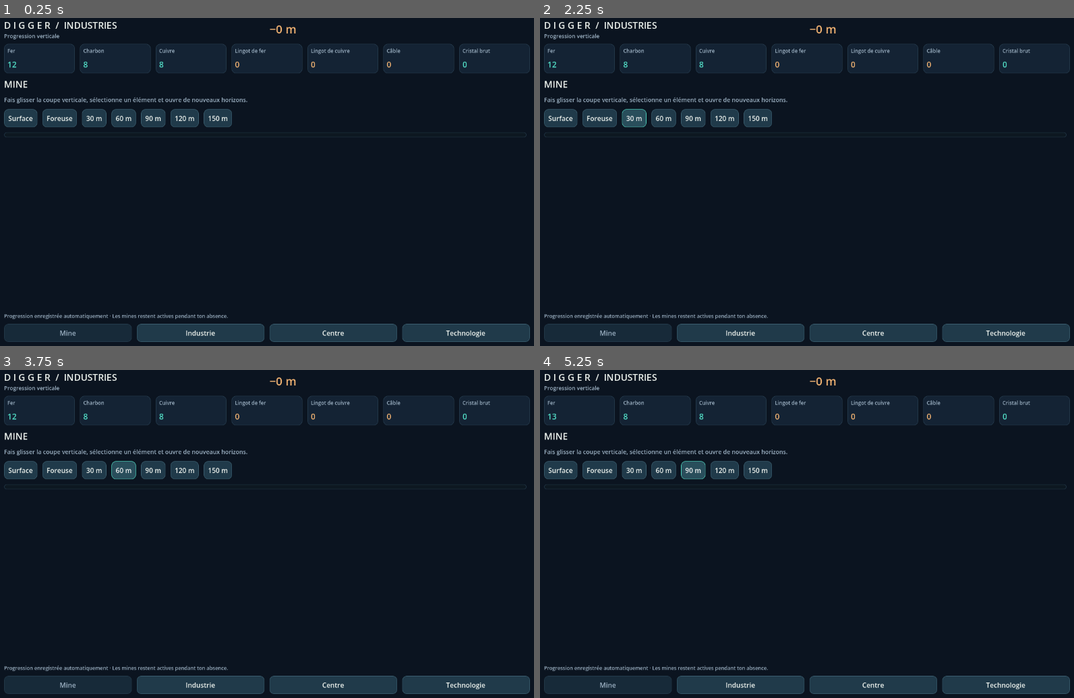
Above: before the commit, frames 1-4 (two rows, left to right).
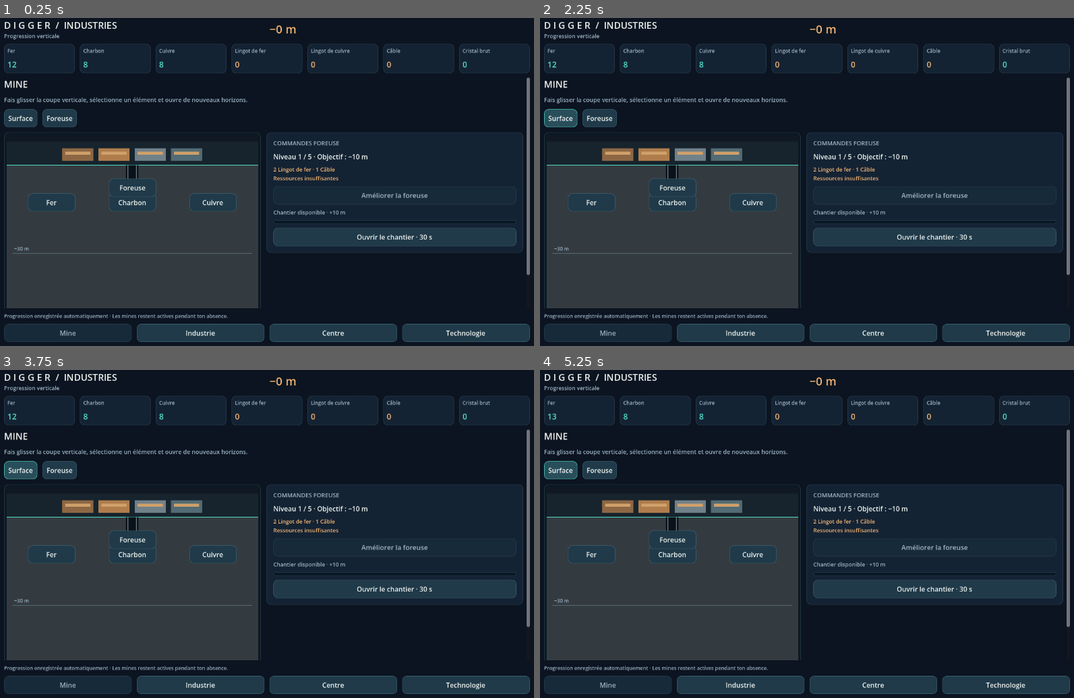
Above: after the commit, the same moments.

Repository: devjonathan1999-del/Project-Digger
Game: Godot game, scene res://scenes/main.tscn
The game is run twice, just before and just after one commit, with the same random seed, the same clock (stepped at 60 frames per second) and the same inputs.
Inputs (mouse positions are in pixels of both pictures, inside the frame that each line leads up to):
- Up to frame 1 (0.25 s): no input
- Up to frame 2 (2.25 s): click "Surface" at 0.5 s; click "Foreuse" at 1.25 s; click "30 m" (after the commit: "Surface") at 2 s
- Up to frame 3 (3.75 s): click (53, 553) at 2.75 s, where only the run after the commit has a clickable "Fer"; click "60 m" (after the commit: "Surface") at 3.5 s
- Up to frame 4 (5.25 s): click (673, 553) at 4.25 s, where only the run after the commit has a clickable "Charbon"; click "90 m" (after the commit: "Surface") at 5 s

The runs differ from the first frame. In frame 1, 29% of the frame differs, in the area x 0-100%, y 18-89%; in frame 2, 29%; in frame 3, 29%; in frame 4, 29%.
Error before the commit: Parse Error: Cannot infer the type of "x" variable because the value doesn't have a set type. (res://src/industry/ui/mine_world.gd:149)

Commit message:
fix: type mine world drawing coordinates

Diff:
--- a/src/industry/ui/mine_world.gd
+++ b/src/industry/ui/mine_world.gd
@@ -135,18 +135,18 @@
     var start_x := maxf(10.0, (width - total) * 0.5)
     var colors := [Color("8d6744"), Color("af7d4c"), Color("71818a"), Color("526b75")]
     for index in range(4):
-        var x := start_x + index * (module_w + gap)
+        var x: float = start_x + index * (module_w + gap)
         draw_rect(Rect2(x, base_y - 30.0, module_w, 30.0), colors[index])
         draw_rect(Rect2(x + 7.0, base_y - 22.0, module_w - 14.0, 7.0), Color("d0a06a"))
 
 func _draw_crystal_signatures() -> void:
-    var widths := [0.18, 0.78, 0.28, 0.70]
-    var depths := [98.0, 112.0, 132.0, 154.0]
+    var widths: Array[float] = [0.18, 0.78, 0.28, 0.70]
+    var depths: Array[float] = [98.0, 112.0, 132.0, 154.0]
     for index in range(depths.size()):
         var y := _depth_to_y(depths[index])
         if y < 0.0 or y > size.y:
             continue
-        var x := size.x * widths[index]
+        var x: float = size.x * widths[index]
         var points := PackedVector2Array([
             Vector2(x, y - 8),
             Vector2(x + 7, y + 5),
@@ -164,9 +164,10 @@
         return
 
     var mine_ids: Array = Catalog.MINES.keys()
+    var ratios: Array[float] = [0.18, 0.50, 0.82]
     for index in range(mine_ids.size()):
         var id := str(mine_ids[index])
-        var x_ratio := [0.18, 0.50, 0.82][index % 3]
+        var x_ratio: float = ratios[index % 3]
         _add_target("Mine_" + id, "mine", id, Vector2(size.x * x_ratio, _depth_to_y(12.0)), Catalog.RESOURCES[id]["label"])
 
     _add_target("Drill", "drill", "drill", Vector2(size.x * 0.5, _depth_to_y(float(session.game.depth) + 7.0)), "Foreuse")
@@ -176,7 +177,7 @@
     for discovery_id in discovery_ids:
         var discovery: Dictionary = session.game.discoveries[discovery_id]
         var slot := int(discovery.get("slot", 0))
-        var x := size.x * (0.24 if slot % 2 == 0 else 0.76)
+        var x: float = size.x * (0.24 if slot % 2 == 0 else 0.76)
         var label := str(discovery.get("hint", "Découverte"))
         _add_target("Discovery_" + str(discovery_id).replace(":", "_"), "discovery", str(discovery_id), Vector2(x, _depth_to_y(float(discovery.get("depth", 0)))), label)
 
@@ -184,7 +185,7 @@
     site_ids.sort()
     for site_id in site_ids:
         var site: Dictionary = session.game.permanent_sites[site_id]
-        var x := size.x * 0.76
+        var x: float = size.x * 0.76
         _add_target("Site_" + str(site_id).replace(":", "_"), "site", str(site_id), Vector2(x, _depth_to_y(float(site.get("depth", 0)))), "Site")
 
 func _add_target(node_name: String, kind: String, id: String, center: Vector2, title: String) -> void:
